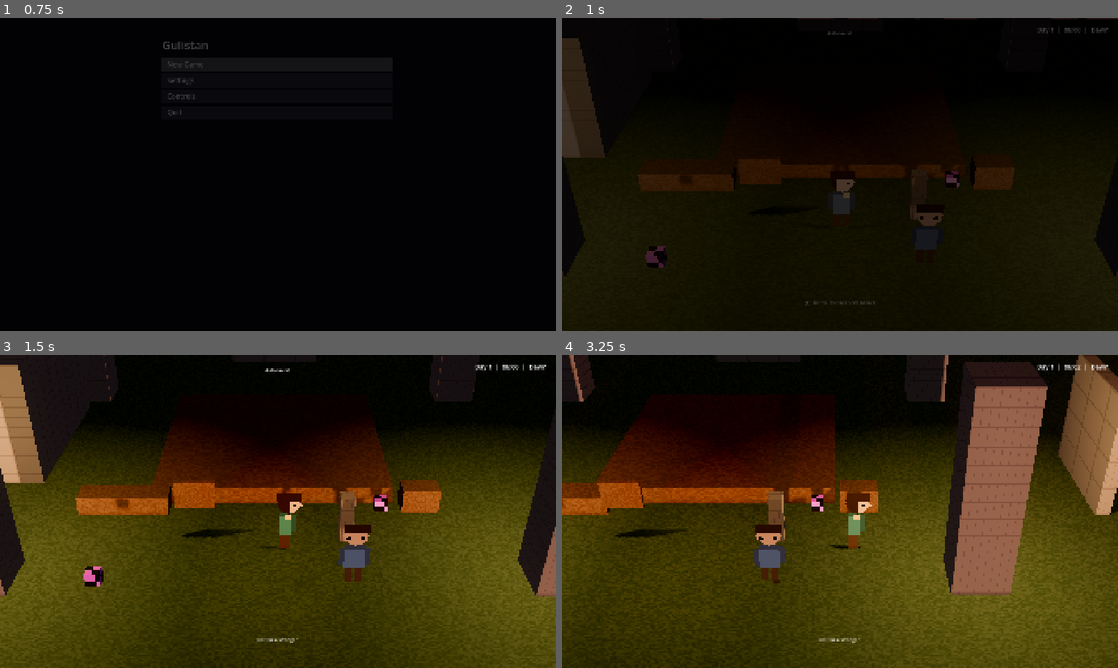
Above: before the commit, frames 1-4 (two rows, left to right).
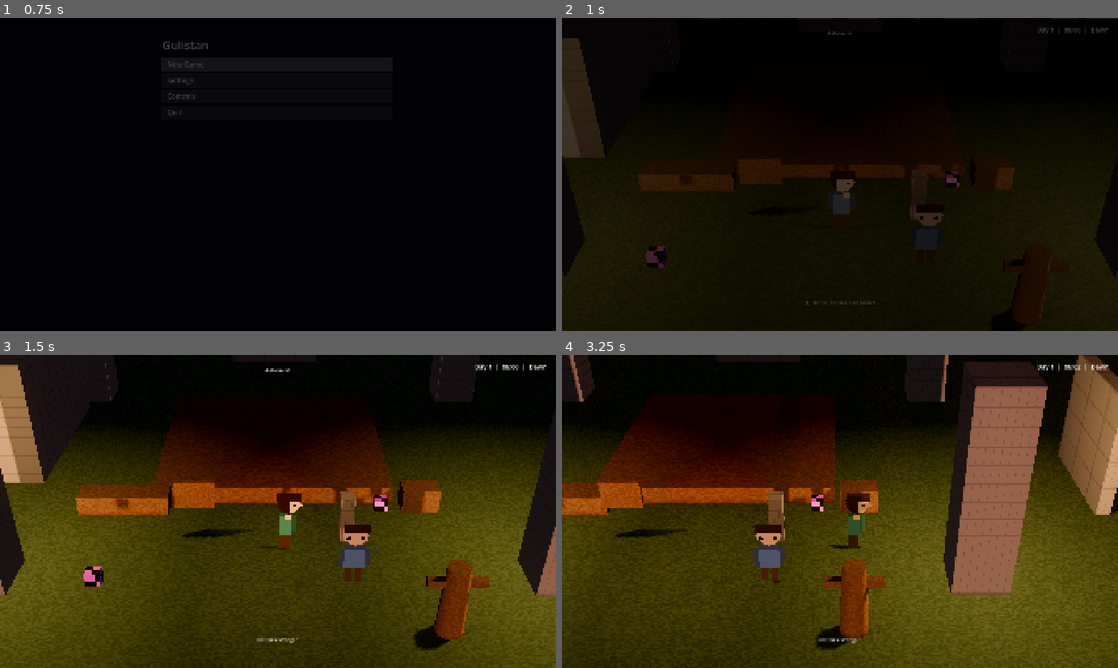
Above: after the commit, the same moments.

Repository: Raiyan-Bashar-29/HD-2D-game-base-combat
Game: Godot game, scene res://scenes/boot/game_root.tscn
Same seed, same stepped clock (60 frames per second), same inputs: the game is played once before the commit and once after it.
Inputs (mouse positions are in pixels of both pictures, inside the frame that each line leads up to):
- Up to frame 1 (0.75 s): click "New Game" at 0.5 s
- Up to frame 2 (1 s): no input
- Up to frame 3 (1.5 s): tap Enter (ui_accept) at 1.25 s; move the mouse to (400, 495) at 1.27 s; hold D (move_right) from 1.28 s (still down); tap E (interact) at 1.35 s; click (400, 495) at 1.42 s
- Up to frame 4 (3.25 s): tap Enter (ui_accept) at 1.52 s; tap Shift (run) at 1.55, 3.05 s; release D (move_right) at 2 s; drag from (728, 527) to (812, 574) at 2.02 s; move the mouse to (895, 442) at 2.77 s; hold D (move_right) from 2.78 s (still down); tap Mouse wheel up (cam_zoom_in) at 2.85 s

Frame 1 is identical in both runs. In frame 2, less than 0.1% of the frame differs, in the area x 74-88%, y 50-96%; in frame 3, 2.0%; in frame 4, 2.3%, in the area x 45-59%, y 43-95%.

Commit message:
C1.7: a training dummy you can hit; phase C1 closed (combat 0.7.0)
StrikeTarget is a generic interactable whose Combatant child takes one
resolved hit when used and toasts the result. Combatant gains base_stats
and resolving_formula(). The courtyard gets a training dummy built from
the new strike_target prefab. AUTHORING.md gains a combat-core note.

Co-Authored-By: Claude Opus 5.5 <noreply@anthropic.com>
Claude-Session: https://claude.ai/code/session_011uiqd2Zt7BVSgSNq4XTsKj

Diff:
--- a/localization/strings.csv
+++ b/localization/strings.csv
@@ -232,3 +232,6 @@
 notify.map.discovered,,{area} is added to your map,[~~{area} is added to your map~~]
 ui.debug.console.title,,Debug console,[~~Debug console~~]
 ui.debug.console.hint,,goto <area>   flag <key>:<value>   time HH:MM   give <id>[:n],[~~goto <area>   flag <key>:<value>   time HH:MM   give <id>[:n]~~]
+object.dummy.courtyard.label,,Training Dummy,[~~Training Dummy~~]
+object.dummy.courtyard.struck,,"Thwack. {amount} damage, {left} of {max} left.","[~~Thwack. {amount} damage, {left} of {max} left.~~]"
+object.dummy.courtyard.critical,,"A clean hit! {amount} damage, {left} of {max} left.","[~~A clean hit! {amount} damage, {left} of {max} left.~~]"
--- a/project.godot
+++ b/project.godot
@@ -74,7 +74,7 @@
 ; THE COMBAT FORK'S OWN RELEASE, beside [template] base/version, which is the base this fork has
 ; merged up to and is upstream's to bump. This one is bumped by combat packages, under the same
 ; major / minor / patch promise. Read by src/core/util/combat_version.gd; ADR-0008.
-core/version="0.6.0"
+core/version="0.7.0"
 
 [debug]
 
--- a/scenes/areas/courtyard/courtyard.tscn
+++ b/scenes/areas/courtyard/courtyard.tscn
@@ -25,6 +25,7 @@
 [ext_resource type="PackedScene" path="res://scenes/objects/path_action.tscn" id="20_pap"]
 [ext_resource type="Resource" path="res://data/actions/keeper_scrutinise.tres" id="21_scrut"]
 [ext_resource type="Resource" path="res://data/actions/keeper_barter.tres" id="22_barter"]
+[ext_resource type="PackedScene" path="res://scenes/objects/strike_target.tscn" id="40_strike"]
 
 [sub_resource type="StandardMaterial3D" id="m_ground"]
 albedo_texture = ExtResource("4_grass")
@@ -368,4 +369,21 @@
 locked_key = "object.gate.arch.locked"
 opened_key = "object.gate.arch.opened"
 
+[node name="TrainingDummy" parent="Interactables" instance=ExtResource("40_strike")]
+transform = Transform3D(1, 0, 0, 0, 1, 0, 0, 0, 1, 3.4, 0, 5.6)
+label_key = "object.dummy.courtyard.label"
+power = 8.0
+struck_key = "object.dummy.courtyard.struck"
+critical_key = "object.dummy.courtyard.critical"
+revive_when_defeated = true
+
+[node name="Combatant" parent="Interactables/TrainingDummy"]
+combatant_id = &"training_dummy"
+faction = &"training"
+base_stats = Dictionary[StringName, float]({
+&"defence": 20.0,
+&"max_hp": 30.0
+})
+
 [editable path="Actors/Keeper"]
+[editable path="Interactables/TrainingDummy"]
--- /dev/null
+++ b/scenes/objects/strike_target.tscn
@@ -0,0 +1,56 @@
+[gd_scene load_steps=10 format=3]
+
+[ext_resource type="Script" path="res://src/gameplay/interactables/strike_target.gd" id="1_strike"]
+[ext_resource type="Script" path="res://src/gameplay/combat/vitals.gd" id="2_vitals"]
+[ext_resource type="Script" path="res://src/gameplay/combat/combatant.gd" id="3_combatant"]
+[ext_resource type="Texture2D" path="res://assets/placeholder/wood.png" id="4_wood"]
+
+[sub_resource type="StandardMaterial3D" id="mat"]
+albedo_texture = ExtResource("4_wood")
+texture_filter = 0
+
+[sub_resource type="CylinderMesh" id="post_mesh"]
+top_radius = 0.22
+bottom_radius = 0.28
+height = 1.5
+
+[sub_resource type="BoxMesh" id="arms_mesh"]
+size = Vector3(1.1, 0.16, 0.16)
+
+[sub_resource type="CylinderShape3D" id="post_shape"]
+height = 1.5
+radius = 0.28
+
+[sub_resource type="SphereShape3D" id="reach"]
+radius = 1.6
+
+[node name="StrikeTarget" type="Area3D"]
+script = ExtResource("1_strike")
+
+[node name="Reach" type="CollisionShape3D" parent="."]
+transform = Transform3D(1, 0, 0, 0, 1, 0, 0, 0, 1, 0, 0.8, 0)
+shape = SubResource("reach")
+
+[node name="Body" type="StaticBody3D" parent="."]
+collision_layer = 1
+collision_mask = 0
+
+[node name="Post" type="MeshInstance3D" parent="Body"]
+transform = Transform3D(1, 0, 0, 0, 1, 0, 0, 0, 1, 0, 0.75, 0)
+mesh = SubResource("post_mesh")
+surface_material_override/0 = SubResource("mat")
+
+[node name="Arms" type="MeshInstance3D" parent="Body"]
+transform = Transform3D(1, 0, 0, 0, 1, 0, 0, 0, 1, 0, 1.15, 0)
+mesh = SubResource("arms_mesh")
+surface_material_override/0 = SubResource("mat")
+
+[node name="Shape" type="CollisionShape3D" parent="Body"]
+transform = Transform3D(1, 0, 0, 0, 1, 0, 0, 0, 1, 0, 0.75, 0)
+shape = SubResource("post_shape")
+
+[node name="Vitals" type="Node" parent="."]
+script = ExtResource("2_vitals")
+
+[node name="Combatant" type="Node" parent="."]
+script = ExtResource("3_combatant")
--- a/src/gameplay/combat/combatant.gd
+++ b/src/gameplay/combat/combatant.gd
@@ -22,11 +22,17 @@
 @export var factions: FactionTable
 ## The pool a hit lowers.
 @export var damage_pool: StringName = &"hp"
+## The sheet's base values, authored on the actor: `max_hp`, `attack`, `defence` and the rest.
+## Copied into the sheet on ready, so an actor scene is combat-ready with no code. Modifiers from
+## equipment and statuses still layer on top.
+@export var base_stats: Dictionary[StringName, float] = {}
 
 var sheet: StatSheet = StatSheet.new()
 
 
 func _ready() -> void:
+	for stat: StringName in base_stats:
+		sheet.set_base(stat, base_stats[stat])
 	var vitals: Vitals = Vitals.of(get_parent())
 	if vitals != null:
 		vitals.sheet = sheet
@@ -54,13 +60,17 @@
 	return table.allows(filter, combatant_id, faction, other.combatant_id, other.faction)
 
 
+## The formula this combatant's hits resolve through: its own, or the standard one.
+func resolving_formula() -> DamageFormula:
+	return formula if formula != null else DamageFormula.standard()
+
+
 ## Resolves one hit on `target` and applies it. Null when there is nobody to hit.
 func hit(target: Combatant, power: float, element: StringName,
 		rng: RandomNumberGenerator) -> DamageResult:
 	if target == null:
 		return null
-	var using: DamageFormula = formula if formula != null else DamageFormula.standard()
-	var result: DamageResult = using.resolve(DamageRequest.of(sheet, target.sheet, power, element), rng)
+	var result: DamageResult = resolving_formula().resolve(DamageRequest.of(sheet, target.sheet, power, element), rng)
 	target.receive(result, combatant_id)
 	return result
 
--- /dev/null
+++ b/src/gameplay/interactables/strike_target.gd
@@ -0,0 +1,81 @@
+class_name StrikeTarget
+extends Interactable
+## Something the player hits by interacting with it: a training dummy, a gong, a cracked wall.
+## The smallest proof that the combat core runs in the field, with no battle around it.
+##
+## THE TARGET IS A `Combatant` CHILD, NOT A FIELD HERE. Its id, its faction, its base stats and
+## its `Vitals` are authored on the scene, exactly as an enemy's would be, so this class adds the
+## one thing a combatant cannot do by itself: be offered as an interaction.
+##
+## AN ATTACKER WITH NO `Combatant` STILL HITS. Whoever interacts is asked for its `Combatant`, and
+## its sheet and formula resolve the hit. An actor with none (the template's player has none)
+## strikes with an empty sheet through the target's own formula, so `power` alone decides the hit.
+##
+## OWNS: offering the strike, resolving it, the result toast and the optional revive.
+## MUST NOT: choose turns or timing, know what defeat means beyond reviving, or drive the UI. It
+## asks for a toast by key, as `Readable` does.
+
+## The hit's base power, before the formula's stages.
+@export var power: float = 5.0
+## An element for the element stage; empty for none.
+@export var element: StringName = &""
+## Toast after a hit, a localization key. Placeholders: `{amount}`, `{left}`, `{max}`.
+@export var struck_key: String = ""
+## Toast after a critical hit, when set. The same placeholders.
+@export var critical_key: String = ""
+## A training dummy stands back up: on defeat, revive to full. Off, a defeated target is refused.
+@export var revive_when_defeated: bool = false
+@export var toast_seconds: float = 2.5
+
+const AMOUNT_ARG: String = "amount"
+const LEFT_ARG: String = "left"
+const MAX_ARG: String = "max"
+
+## Seeded randomly. A test seeds it to make a hit repeatable.
+var rng: RandomNumberGenerator = RandomNumberGenerator.new()
+
+
+func _ready() -> void:
+	verb = GameEnums.InteractVerb.USE
+	super()
+	rng.randomize()
+	if target() == null:
+		Log.warn("interact", "%s is a strike target with no Combatant child" % name)
+
+
+## The combatant this object is. Null when the scene forgot one, and then nothing is offered.
+func target() -> Combatant:
+	return Combatant.of(self)
+
+
+func is_offerable() -> bool:
+	return super() and target() != null
+
+
+func refusal(_who: Node3D) -> GameEnums.RefusalReason:
+	var vitals: Vitals = Vitals.of(self)
+	if vitals != null and vitals.is_defeated() and not revive_when_defeated:
+		return GameEnums.RefusalReason.ALREADY_DONE
+	return GameEnums.RefusalReason.NONE
+
+
+func perform(who: Node3D) -> void:
+	var into: Combatant = target()
+	var attacker: Combatant = Combatant.of(who)
+	var result: DamageResult
+	if attacker != null:
+		result = attacker.hit(into, power, element, rng)
+	else:
+		result = into.resolving_formula().resolve(DamageRequest.of(StatSheet.new(), into.sheet, power, element), rng)
+		into.receive(result, &"")
+	var vitals: Vitals = Vitals.of(self)
+	if vitals == null or result == null:
+		return
+	var pool: StringName = into.damage_pool
+	var args: Dictionary = {AMOUNT_ARG: result.total(), LEFT_ARG: vitals.current(pool),
+			MAX_ARG: vitals.maximum(pool)}
+	var key: String = critical_key if result.critical and critical_key != "" else struck_key
+	if key != "":
+		Events.notify_requested.emit(key, toast_seconds, args)
+	if revive_when_defeated and vitals.is_defeated():
+		vitals.revive(vitals.maximum(vitals.defeat_pool))
--- a/tests/test_runner.gd
+++ b/tests/test_runner.gd
@@ -93,6 +93,7 @@
 	"res://tests/unit/damage_formula_test.gd",
 	"res://tests/unit/status_set_test.gd",
 	"res://tests/unit/combatant_test.gd",
+	"res://tests/unit/strike_target_test.gd",
 	"res://tests/unit/gates_test.gd",
 	"res://tests/unit/settings_consumers_test.gd",
 	"res://tests/unit/settings_effects_test.gd",
--- /dev/null
+++ b/tests/unit/strike_target_test.gd
@@ -0,0 +1,145 @@
+extends TestCase
+## `StrikeTarget` and `Combatant.base_stats`: an interaction that resolves one hit through the
+## combat core, toasts the result, refuses a defeated target, and stands a dummy back up.
+##
+## OWNS: assertions about what striking a target does to it and what it reports.
+## MUST NOT: name a game's targets, keys or stats. Every name here is made up for the case.
+
+const STRUCK: String = "fixture.struck"
+const CRITICAL: String = "fixture.critical"
+
+var _keys: Array[String] = []
+var _args: Array[Dictionary] = []
+
+
+func run() -> void:
+	plan(14)
+	SaveFixture.activate()
+	Flags.clear_all()
+	Events.notify_requested.connect(_on_notify)
+	_base_stats_fill_the_sheet()
+	_a_bare_hand_strikes_with_power_alone()
+	_an_attacker_combatant_adds_its_attack()
+	_a_critical_hit_uses_its_own_line()
+	_a_defeated_target_is_refused()
+	_a_dummy_stands_back_up()
+	_no_combatant_is_not_offered()
+	Events.notify_requested.disconnect(_on_notify)
+	Flags.clear_all()
+
+
+func _target(id: StringName, max_hp: float, stages: Array[DamageStage]) -> StrikeTarget:
+	var strike := StrikeTarget.new()
+	strike.label_key = "fixture.label"
+	strike.struck_key = STRUCK
+	strike.power = 6.0
+	strike.add_child(Vitals.new())
+	var combatant := Combatant.new()
+	combatant.combatant_id = id
+	combatant.base_stats = {&"max_hp": max_hp}
+	combatant.formula = DamageFormula.new()
+	combatant.formula.stages = stages
+	strike.add_child(combatant)
+	attach(strike)
+	return strike
+
+
+func _plain() -> Array[DamageStage]:
+	return [AttackDefenceStage.new()]
+
+
+func _hand() -> Node3D:
+	var hand := Node3D.new()
+	attach(hand)
+	return hand
+
+
+func _base_stats_fill_the_sheet() -> void:
+	var strike := _target(&"fixture_sheet", 20.0, _plain())
+	equal("base_stats reach the sheet on ready", Vitals.of(strike).maximum(&"hp"), 20)
+	equal("and an unhurt target is full", Vitals.of(strike).current(&"hp"), 20)
+	strike.free()
+
+
+func _a_bare_hand_strikes_with_power_alone() -> void:
+	Flags.clear_all()
+	_keys.clear()
+	_args.clear()
+	var strike := _target(&"fixture_bare", 20.0, _plain())
+	var hand := _hand()
+	equal("a strike is an interaction that succeeds", strike.attempt(hand), true)
+	equal("power alone came off: 20 - 6", Vitals.of(strike).current(&"hp"), 14)
+	equal("the result is toasted by key", _keys, [STRUCK])
+	equal("with the amount, what is left and the maximum",
+			_args.size() == 1 and _args[0] == {"amount": 6, "left": 14, "max": 20}, true)
+	strike.free()
+	hand.free()
+
+
+func _an_attacker_combatant_adds_its_attack() -> void:
+	Flags.clear_all()
+	var strike := _target(&"fixture_struck", 20.0, _plain())
+	var hand := _hand()
+	var mine := Combatant.new()
+	mine.combatant_id = &"fixture_hand"
+	mine.base_stats = {&"attack": 4.0}
+	mine.formula = DamageFormula.new()
+	mine.formula.stages = _plain()
+	hand.add_child(mine)
+	strike.attempt(hand)
+	equal("the attacker's sheet resolves the hit: 20 - (6 + 4)", Vitals.of(strike).current(&"hp"), 10)
+	strike.free()
+	hand.free()
+
+
+func _a_critical_hit_uses_its_own_line() -> void:
+	Flags.clear_all()
+	_keys.clear()
+	var crit := CritStage.new()
+	crit.base_chance = 1.0
+	var stages: Array[DamageStage] = [AttackDefenceStage.new(), crit]
+	var strike := _target(&"fixture_crit", 20.0, stages)
+	strike.critical_key = CRITICAL
+	var hand := _hand()
+	strike.attempt(hand)
+	equal("a critical hit toasts the critical line", _keys, [CRITICAL])
+	strike.free()
+	hand.free()
+
+
+func _a_defeated_target_is_refused() -> void:
+	Flags.clear_all()
+	var strike := _target(&"fixture_fallen", 6.0, _plain())
+	var hand := _hand()
+	strike.attempt(hand)
+	equal("one hit of 6 defeats a target of 6", Vitals.of(strike).is_defeated(), true)
+	equal("a defeated target is refused as already done", strike.refusal(hand), GameEnums.RefusalReason.ALREADY_DONE)
+	equal("and a second strike does not happen", strike.attempt(hand), false)
+	strike.free()
+	hand.free()
+
+
+func _a_dummy_stands_back_up() -> void:
+	Flags.clear_all()
+	_args.clear()
+	var strike := _target(&"fixture_dummy", 6.0, _plain())
+	strike.revive_when_defeated = true
+	var hand := _hand()
+	strike.attempt(hand)
+	equal("the toast reports the defeating hit at zero", _args.size() == 1 and _args[0]["left"] == 0, true)
+	equal("then a dummy revives to full", Vitals.of(strike).current(&"hp"), 6)
+	strike.free()
+	hand.free()
+
+
+func _no_combatant_is_not_offered() -> void:
+	var strike := StrikeTarget.new()
+	strike.label_key = "fixture.label"
+	attach(strike)
+	equal("a strike target with no Combatant is not offered", strike.is_offerable(), false)
+	strike.free()
+
+
+func _on_notify(key: String, _seconds: float, args: Dictionary) -> void:
+	_keys.append(key)
+	_args.append(args)
Not shown, added: src/gameplay/interactables/strike_target.gd.uid
Not shown, added: tests/unit/strike_target_test.gd.uid
Not shown, changed: docs/AUTHORING.md
Not shown, changed: docs/COMBAT.md
Not shown, changed: docs/COMBAT_DEVLOG.md
